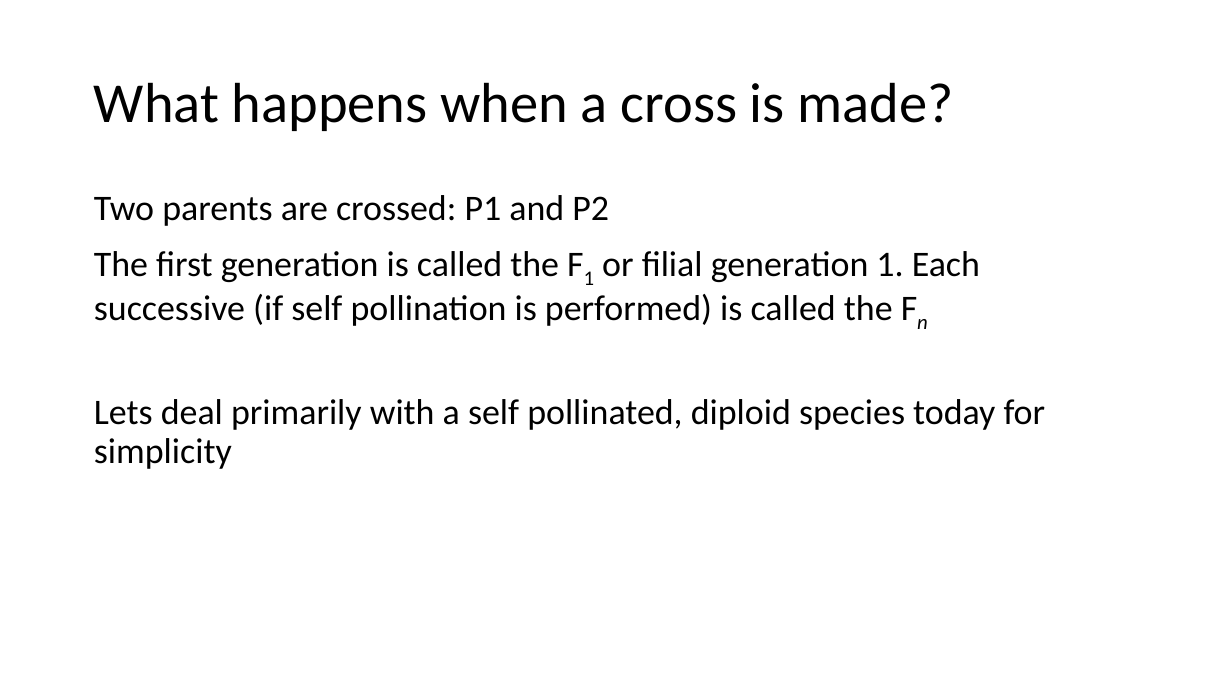
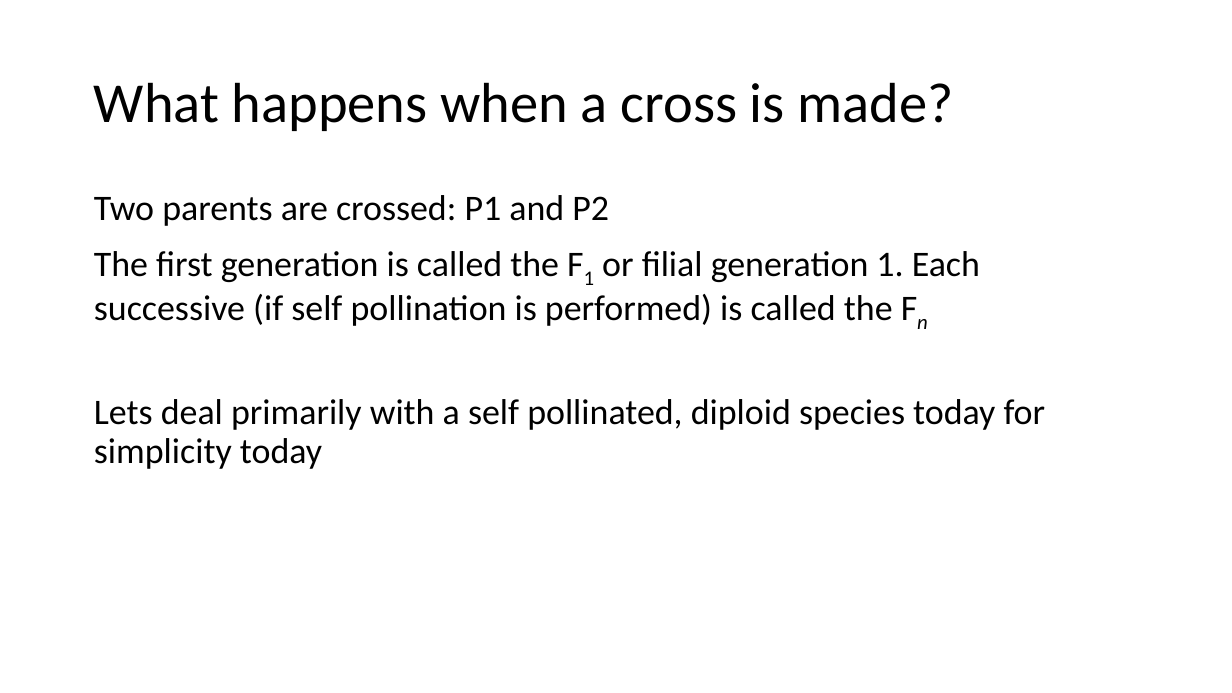
Before and after one commit to ter56/September2_2021_class, a slide deck: slide 6 of AdditiveModels_9_2_2021.pptx. Drawn at 1232x693 pixels with LibreOffice and Linux fonts; fonts in the diff are those of the drawing. Boxes give left, top, right and bottom in pixels: in the first picture for what was removed or moved away, otherwise in the second. Text is boxed around its words. In the diff, an @@ line names an element or a change of style, - is before the commit and + after.

```diff
--- a/AdditiveModels_9_2_2021.pptx
+++ b/AdditiveModels_9_2_2021.pptx
@@ text at <box>94,399,1046,469</box>: text changed @@
-Lets deal primarily with a self pollinated, diploid species today for simplicity
+Lets deal primarily with a self pollinated, diploid species today for simplicity today
```
Also in this commit, not shown: 5 other slides changed, 20 slides added, 6 slides removed, 1 other file.
